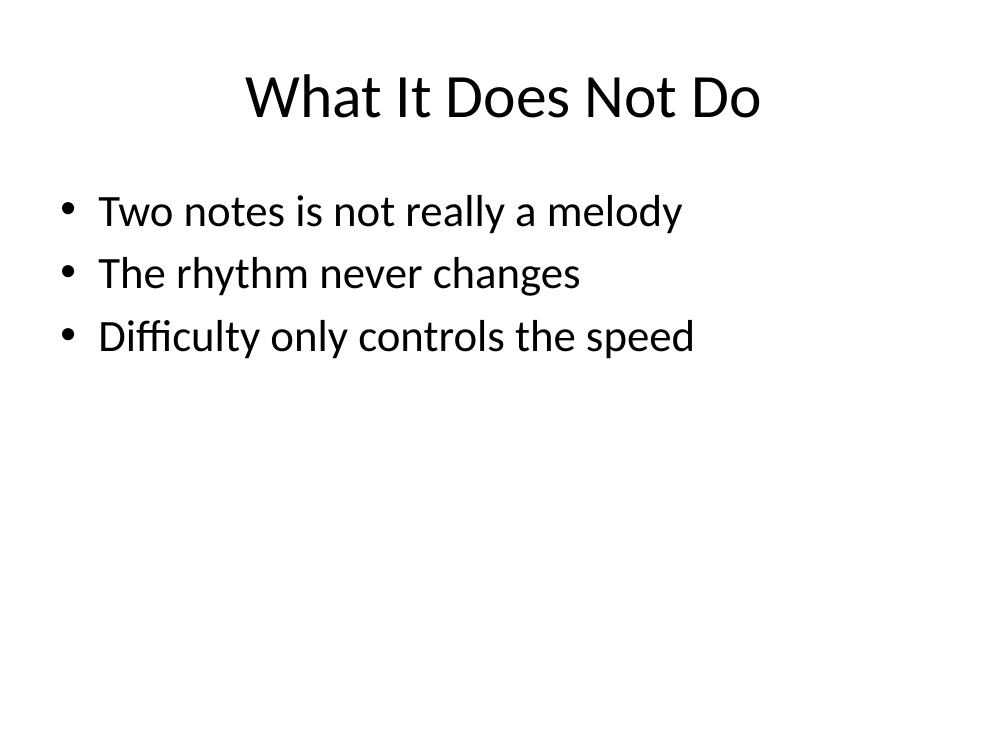
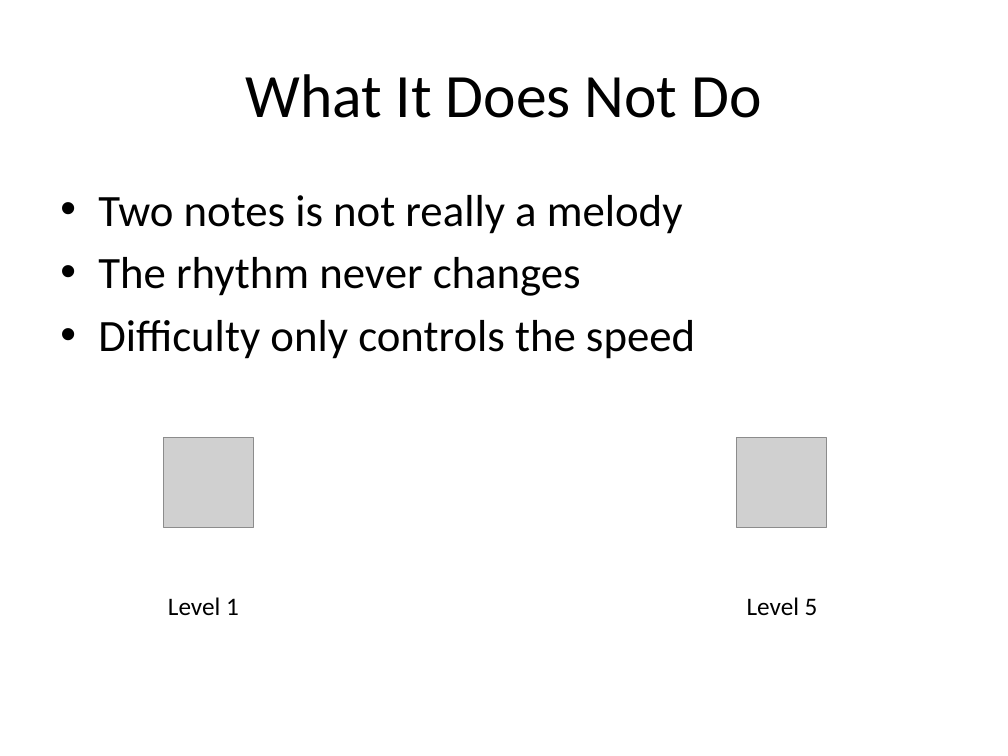
Before and after one commit to SUMMERxKx/musicGenerator, a slide deck: slide 10 of Presentation.pptx. Drawn at 1008x756 pixels with LibreOffice and Linux fonts; fonts in the diff are those of the drawing; grey boxes stand for pictures. Boxes give left, top, right and bottom in pixels: in the first picture for what was removed or moved away, otherwise in the second. Text is boxed around its words. In the diff, an @@ line names an element or a change of style, - is before the commit and + after.

```diff
--- a/Presentation.pptx
+++ b/Presentation.pptx
@@ picture added at [164, 437, 254, 527] @@
@@ picture added at [737, 437, 827, 527] @@
@@ text added at [168, 597, 239, 615], 18 pt, text #000000 @@
+Level 1
@@ text added at [747, 597, 818, 615], 18 pt, text #000000 @@
+Level 5
```
Also in this commit, not shown: 2 other slides changed, 5 other files.
